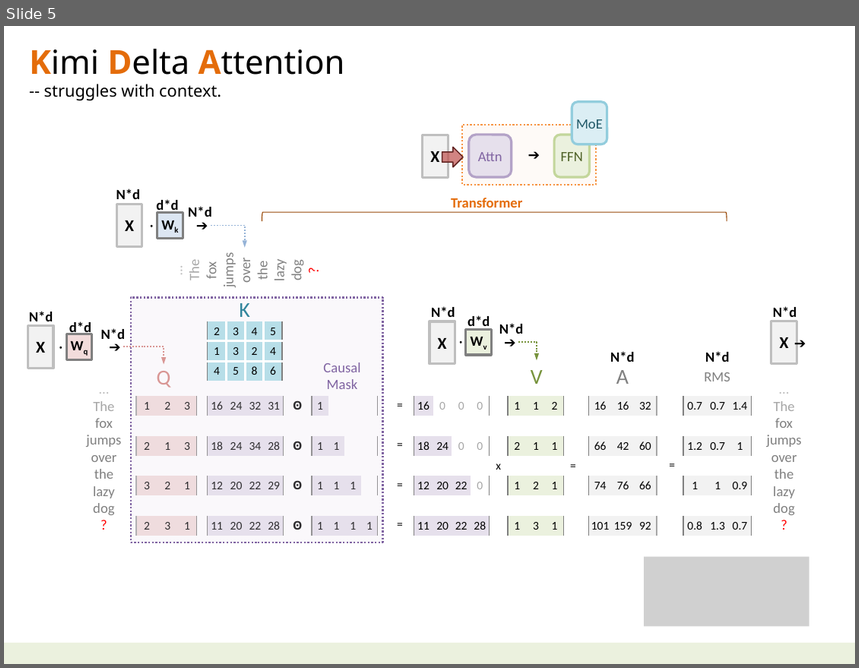
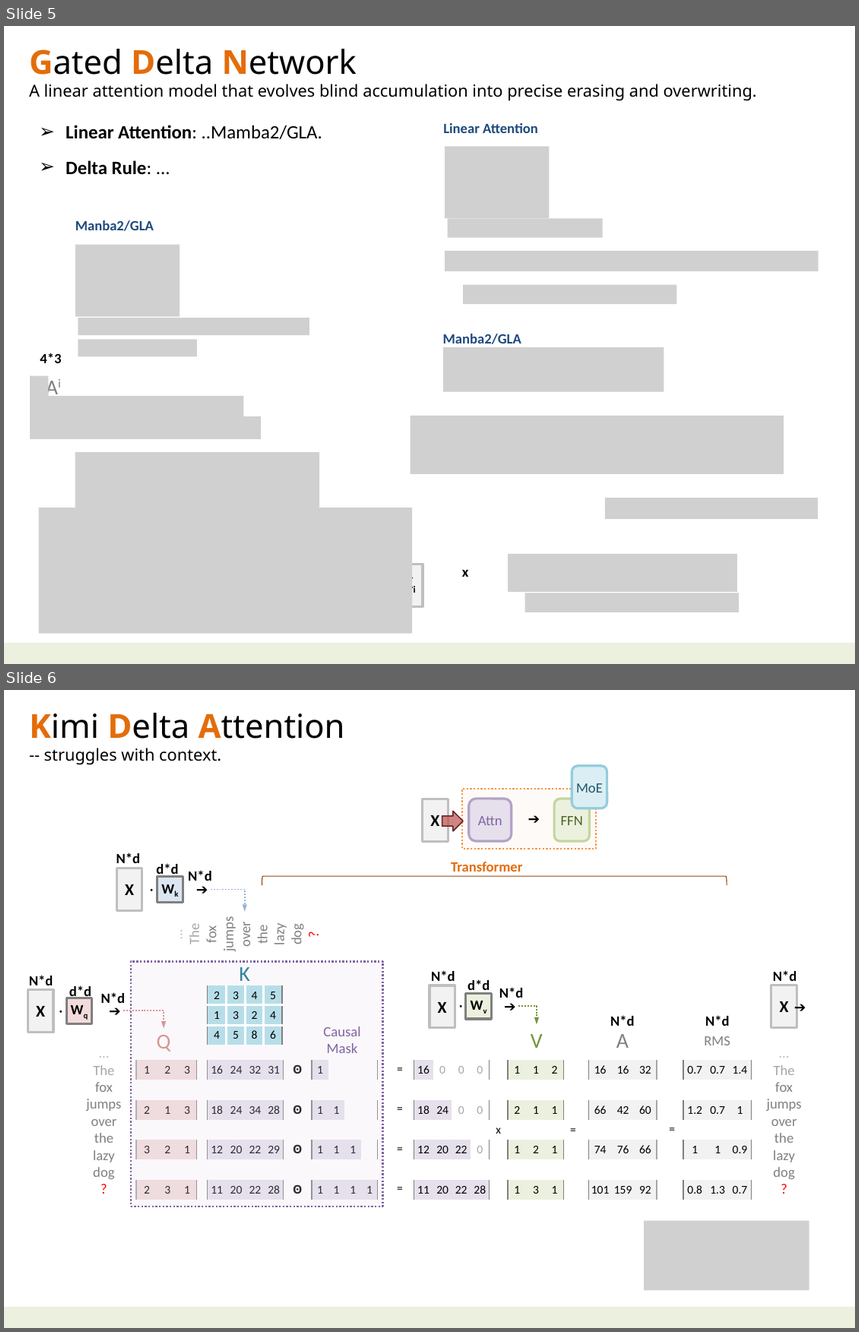
Before and after one commit to navibator/crazy-ai, a slide deck: temp.pptx. Shown one above the other, each under a label of ours: slide 5 before the commit, slides 5 and 6 after it. The pictures are 859x668 and 859x1332 pixels, drawn with LibreOffice and Linux fonts; fonts in the diff are those of the drawing; grey boxes stand for pictures. Boxes give left, top, right and bottom in pixels: in the first picture for what was removed or moved away, otherwise in the second. Text is boxed around its words. In the diff, an @@ line names an element or a change of style, - is before the commit and + after.

```diff
--- a/temp.pptx
+++ b/temp.pptx
@@ slide 5 added at [4, 26, 855, 664], background #FFFFFF; not listed: 1 template element that a slide beside it also shows @@
@@ text added at [29, 49, 757, 101], 14 pt, text #000000 @@
+Gated Delta Network
+A linear attention model that evolves blind accumulation into precise erasing and overwriting.
@@ text added at [66, 125, 322, 175], 16 pt, text #000000, bold @@
+➢ Linear Attention: ..Mamba2/GLA.
+➢ Delta Rule: ...
@@ text added at [443, 123, 538, 133], 12 pt, text #1F497D, bold @@
+Linear Attention
@@ picture added at [445, 146, 550, 218] @@
@@ text added at [75, 221, 154, 231], 12 pt, text #1F497D, bold @@
+Manba2/GLA
@@ picture added at [448, 218, 602, 238] @@
@@ picture added at [75, 245, 180, 317] @@
@@ picture added at [445, 251, 819, 271] @@
@@ picture added at [463, 284, 677, 304] @@
@@ picture added at [78, 318, 310, 336] @@
@@ picture added at [78, 339, 197, 357] @@
@@ text added at [443, 334, 522, 348], 12 pt, text #1F497D, bold @@
+Manba2/GLA
@@ text added at [40, 353, 61, 363], 12 pt, text #000000, bold @@
+4*3
@@ picture added at [443, 347, 664, 392] @@
@@ picture added at [30, 376, 48, 396] @@
@@ text added at [39, 373, 69, 401], 18 pt, text #808080 @@
+Ai
@@ picture added at [30, 396, 243, 417] @@
@@ picture added at [30, 417, 260, 439] @@
@@ picture added at [410, 416, 784, 474] @@
@@ picture added at [75, 452, 320, 509] @@
@@ picture added at [605, 499, 818, 520] @@
@@ picture added at [39, 508, 413, 634] @@
@@ picture added at [75, 525, 288, 546] @@
@@ rectangle added at [397, 564, 423, 607], fill #F2F2F2, outline #BFBFBF 2 pt, 14 pt, text #000000, bold @@
+Xi
@@ text added at [462, 570, 469, 577], 12 pt, text #000000, bold @@
+x
@@ picture added at [508, 553, 737, 592] @@
@@ picture added at [525, 593, 739, 613] @@
@@ text added at [348, 634, 369, 636], 12 pt, text #000000, bold @@
+1*3
@@ what was slide 5 is now slide 6 @@
```
Also in this commit, not shown: 1 slide changed.
